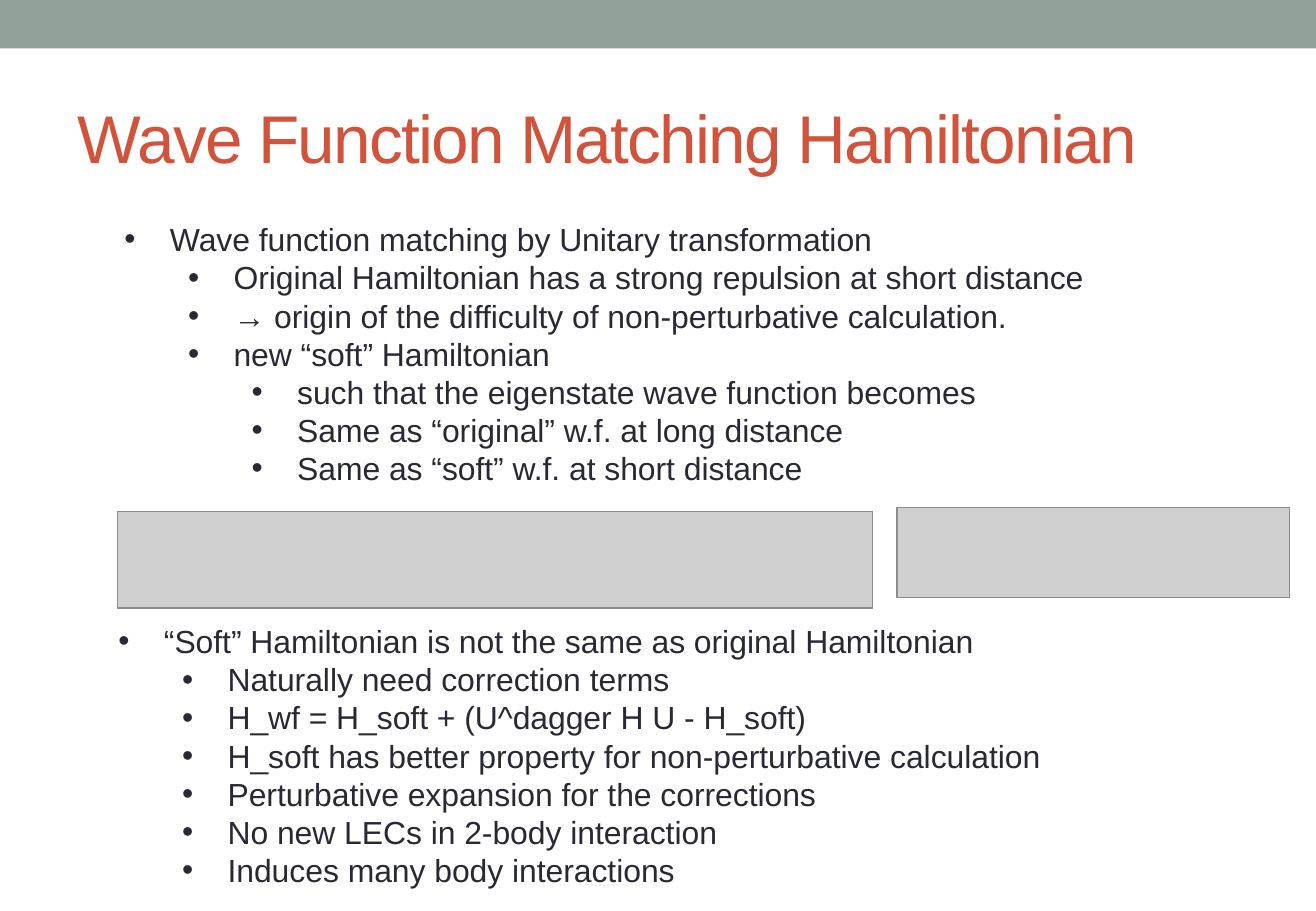
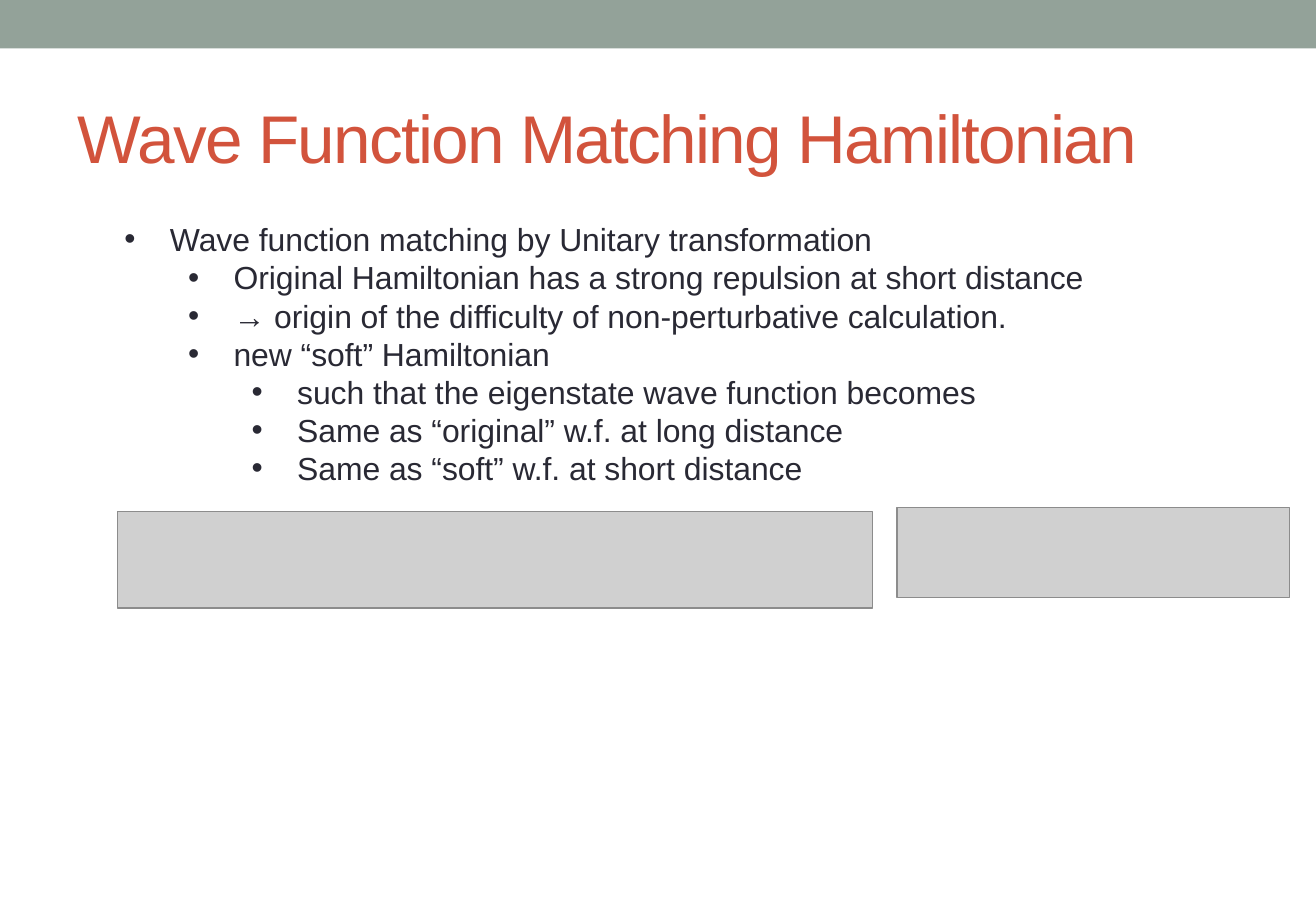
Before and after one commit to alphacentaury-github/NPSS2020, a slide deck: slide 10 of 20220411_KPS_송영호.pptx (slide 12 before the commit). Drawn at 1316x911 pixels with LibreOffice and Linux fonts; fonts in the diff are those of the drawing; grey boxes stand for pictures. Boxes give left, top, right and bottom in pixels: in the first picture for what was removed or moved away, otherwise in the second. Text is boxed around its words. In the diff, an @@ line names an element or a change of style, - is before the commit and + after.

```diff
--- a/20220411_KPS_송영호.pptx
+++ b/20220411_KPS_송영호.pptx
@@ text removed at [164,630,1040,889] @@
-• “Soft” Hamiltonian is not the same as original Hamiltonian
-  • Naturally need correction terms
-  • H_wf = H_soft + (U^dagger H U - H_soft)
-  • H_soft has better property for non-perturbative calculation
-  • Perturbative expansion for the corrections
-  • No new LECs in 2-body interaction
-  • Induces many body interactions
```
Also in this commit, not shown: 3 other slides changed, 2 slides added, 2 slides removed.
